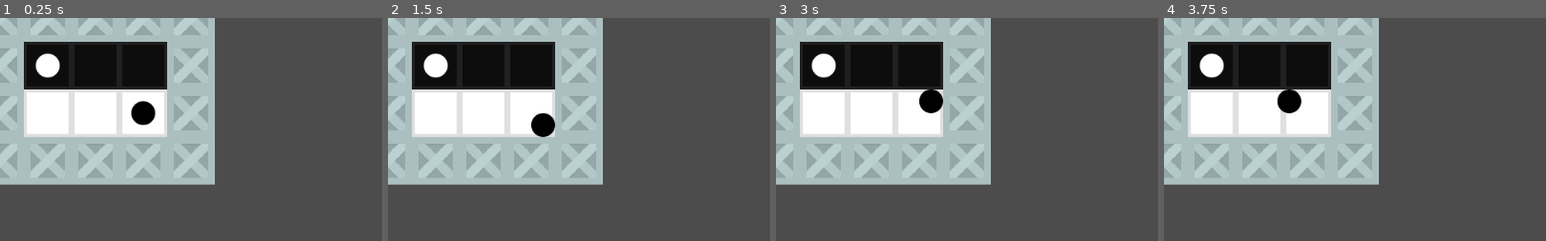
Above: before the commit, frames 1-4 (left to right).
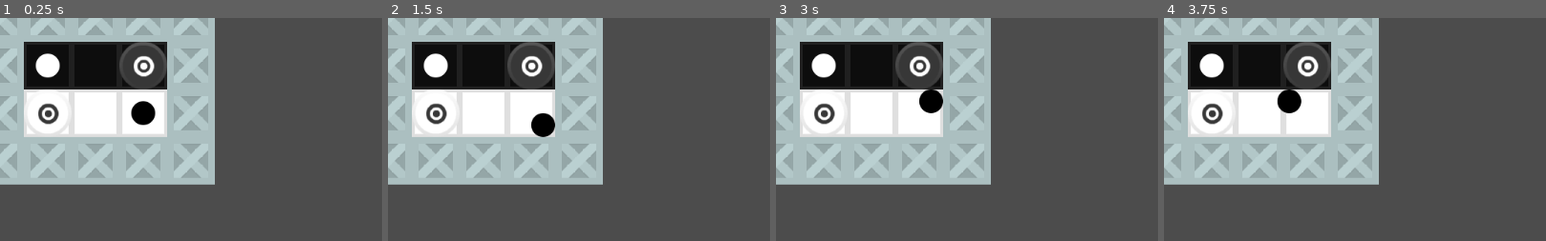
Above: after the commit, the same moments.

Repository: Twinf0x/BlackWhite
Game: Godot game, scene res://Levels/TestLevel.tscn
Same seed, same stepped clock (60 frames per second), same inputs: the game is played once before the commit and once after it.
Inputs:
- Up to frame 1 (0.25 s): no input
- Up to frame 2 (1.5 s): tap Enter at 0.5 s; hold D (black_right) 0.53-1.28 s; tap Space at 1.25 s; hold S (black_down) from 1.28 s (still down)
- Up to frame 3 (3 s): tap Enter at 2 s; release S (black_down) at 2.03 s; hold D (black_right) 2.03-2.78 s; tap Space at 2.75 s; hold W (black_up) from 2.78 s (still down)
- Up to frame 4 (3.75 s): tap Enter at 3.5 s; release W (black_up) at 3.53 s; hold A (black_left) from 3.53 s (still down)
The pictures show only the part of the screen within x 0-50%, y 0-50%; the shares and areas given below are measured in that part.

The runs differ from the first frame. In frame 1, 2.5% of the frame differs, in the area x 8-44%, y 10-52%; in frame 2, 2.5%; in frame 3, 2.5%; in frame 4, 2.5%.

Commit message:
Added goals

Diff:
--- a/BlackWhite/GameObjects/BlackPlayer.tscn
+++ b/BlackWhite/GameObjects/BlackPlayer.tscn
@@ -12,8 +12,8 @@
 
 scale = Vector2( 0.5, 0.5 )
 input_pickable = false
-collision_layer = 2
-collision_mask = 2
+collision_layer = 10
+collision_mask = 10
 collision/safe_margin = 0.08
 script = ExtResource( 1 )
 _sections_unfolded = [ "Collision", "Transform" ]
--- /dev/null
+++ b/BlackWhite/GameObjects/Goal.tscn
@@ -0,0 +1,39 @@
+[gd_scene load_steps=5 format=2]
+
+[ext_resource path="res://Scripts/Goal.gd" type="Script" id=1]
+[ext_resource path="res://Sprites/BlackGoal.png" type="Texture" id=2]
+[ext_resource path="res://Sprites/WhiteGoal.png" type="Texture" id=3]
+
+[sub_resource type="CircleShape2D" id=1]
+
+custom_solver_bias = 0.0
+radius = 32.0
+
+[node name="Goal" type="Node2D" index="0"]
+
+script = ExtResource( 1 )
+
+[node name="PlayerDetection" type="Area2D" parent="." index="0"]
+
+input_pickable = true
+gravity_vec = Vector2( 0, 1 )
+gravity = 98.0
+linear_damp = 0.1
+angular_damp = 1.0
+collision_layer = 12
+collision_mask = 12
+audio_bus_override = false
+audio_bus_name = "Master"
+_sections_unfolded = [ "Collision" ]
+
+[node name="CollisionShape2D" type="CollisionShape2D" parent="PlayerDetection" index="0"]
+
+shape = SubResource( 1 )
+
+[node name="BlackSprite" type="Sprite" parent="." index="1"]
+
+texture = ExtResource( 2 )
+
+[node name="WhiteSprite" type="Sprite" parent="." index="2"]
+
+texture = ExtResource( 3 )
--- a/BlackWhite/GameObjects/WhitePlayer.tscn
+++ b/BlackWhite/GameObjects/WhitePlayer.tscn
@@ -8,15 +8,15 @@
 custom_solver_bias = 0.0
 radius = 32.0
 
-[node name="WhitePlayer" type="KinematicBody2D" index="0"]
+[node name="WhitePlayer" type="KinematicBody2D"]
 
 scale = Vector2( 0.5, 0.5 )
 input_pickable = false
-collision_layer = 1
-collision_mask = 1
+collision_layer = 5
+collision_mask = 5
 collision/safe_margin = 0.08
 script = ExtResource( 1 )
-_sections_unfolded = [ "Transform" ]
+_sections_unfolded = [ "Collision", "Transform" ]
 speed = 200
 
 [node name="Sprite" type="Sprite" parent="." index="0"]
--- a/BlackWhite/Levels/TestLevel.tscn
+++ b/BlackWhite/Levels/TestLevel.tscn
@@ -2,10 +2,12 @@
 
 [ext_resource path="res://Scripts/LevelManager.gd" type="Script" id=1]
 
-[node name="TestLevel" type="Node2D" index="0"]
+[node name="TestLevel" type="Node2D"]
 
 script = ExtResource( 1 )
 
 [node name="Blocks" type="Node2D" parent="." index="0"]
 
-[node name="Players" type="Node2D" parent="." index="1"]
+[node name="Goals" type="Node2D" parent="." index="1"]
+
+[node name="Players" type="Node2D" parent="." index="2"]
--- /dev/null
+++ b/BlackWhite/Scripts/Goal.gd
@@ -0,0 +1,37 @@
+extends Node2D
+
+enum goal_color {BLACK, WHITE}
+
+onready var detection = get_node("PlayerDetection")
+onready var black_sprite = get_node("BlackSprite")
+onready var white_sprite = get_node("WhiteSprite")
+
+func _ready():
+	detection.connect("body_entered", self, "on_enter")
+
+func on_enter(player):
+	print("Player entered goal")
+	player.free()
+	black_sprite.hide()
+	white_sprite.hide()
+	detection.set_collision_layer_bit(2, false)
+	detection.set_collision_layer_bit(3, false)
+	detection.set_collision_mask_bit(2, false)
+	detection.set_collision_mask_bit(3, false)
+
+func set_color(color):
+	match color:
+		goal_color.WHITE:
+			black_sprite.hide()
+			white_sprite.show()
+			detection.set_collision_layer_bit(3, true)
+			detection.set_collision_layer_bit(2, false)
+			detection.set_collision_mask_bit(3, true)
+			detection.set_collision_mask_bit(2, false)
+		goal_color.BLACK:
+			black_sprite.show()
+			white_sprite.hide()
+			detection.set_collision_layer_bit(2, true)
+			detection.set_collision_layer_bit(3, false)
+			detection.set_collision_mask_bit(2, true)
+			detection.set_collision_mask_bit(3, false)
--- a/BlackWhite/Scripts/LevelManager.gd
+++ b/BlackWhite/Scripts/LevelManager.gd
@@ -2,10 +2,12 @@
 
 var block_scene = preload("res://GameObjects/ChangingBlock.tscn")
 var wall_scene = preload("res://GameObjects/Wall.tscn")
+var goal_scene = preload("res://GameObjects/Goal.tscn")
 var black_player_scene = preload("res://GameObjects/BlackPlayer.tscn")
 var white_player_scene = preload("res://GameObjects/WhitePlayer.tscn")
 
 onready var block_parent = get_node("Blocks")
+onready var goal_parent = get_node("Goals")
 onready var player_parent = get_node("Players")
 
 func _ready():
@@ -32,6 +34,16 @@
 			var wall = wall_scene.instance()
 			wall.set_grid_position(pos)
 			block_parent.add_child(wall)
+	#setup goals
+	var goal = goal_scene.instance()
+	goal_parent.add_child(goal)
+	goal.position = Vector2(64, 128)
+	goal.set_color(goal.goal_color.WHITE)
+
+	goal = goal_scene.instance()
+	goal_parent.add_child(goal)
+	goal.position = Vector2(192, 64)
+	goal.set_color(goal.goal_color.BLACK)
 	#setup players
 	var player = white_player_scene.instance()
 	player_parent.add_child(player)
Binary file added: BlackWhite/Sprites/BlackGoal.png
Not shown, added: BlackWhite/Sprites/BlackGoal.png.import
Binary file added: BlackWhite/Sprites/WhiteGoal.png
Not shown, added: BlackWhite/Sprites/WhiteGoal.png.import
